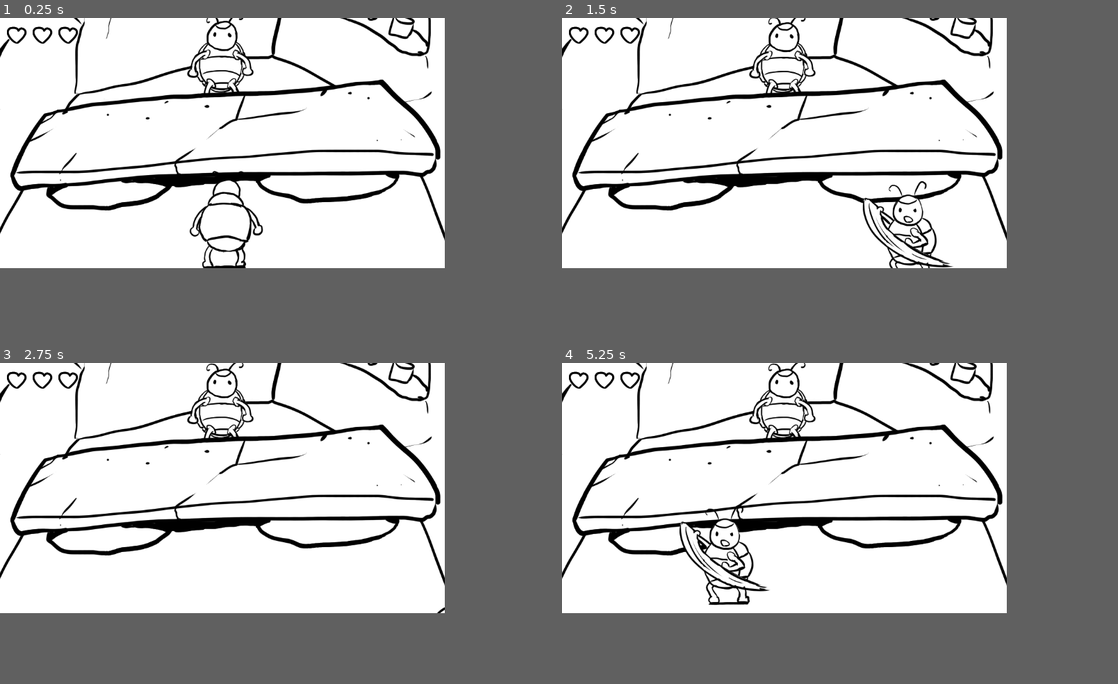
Above: before the commit, frames 1-4 (two rows, left to right).
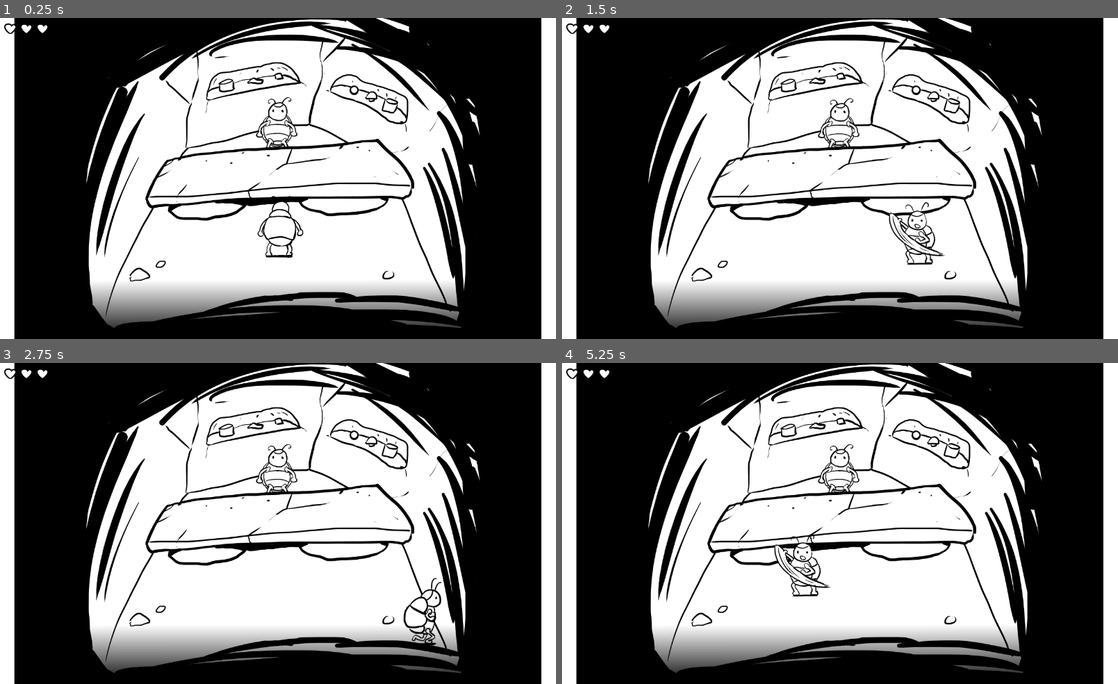
Above: after the commit, the same moments.

Repository: malogal/TrigRPG
Game: Godot game, scene res://scenes/levels/HouseInside.tscn
The game is run twice, just before and just after one commit, with the same random seed, the same clock (stepped at 60 frames per second) and the same inputs. This scene is started directly instead of the project's main scene.
Inputs (mouse positions are in pixels of both pictures, inside the frame that each line leads up to):
- Up to frame 1 (0.25 s): no input
- Up to frame 2 (1.5 s): move the mouse to (884, 130) at 0.52 s; hold Right (move_right) 0.53-1.28 s; click (884, 130) at 0.6 s; move the mouse to (695, 156) at 1.27 s; hold Down (move_down) from 1.28 s (still down); tap Ctrl (attack) at 1.35 s
- Up to frame 3 (2.75 s): click (133, 501) at 1.55 s; move the mouse to (266, 433) at 2.02 s; release Down (move_down) at 2.03 s; hold Right (move_right) from 2.03 s (still down); hold E (interact) from 2.03 s (still down); click (266, 433) at 2.3 s
- Up to frame 4 (5.25 s): move the mouse to (762, 539) at 2.77 s; release Right (move_right) at 2.78 s; release E (interact) at 2.78 s; hold Up (move_up) 2.78-3.53 s; tap Space (roll) at 2.85 s; click (762, 539) at 3.05 s; move the mouse to (917, 526) at 3.52 s; hold Left (move_left) 3.53-5.03 s; click (917, 526) at 3.6 s; move the mouse to (650, 449) at 4.27 s; click (650, 449) at 4.35 s; move the mouse to (806, 488) at 5.02 s; hold Down (move_down) from 5.03 s (still down); tap Ctrl (attack) at 5.1 s
In our replay, the window is 640x360 before the commit and 800x462 after it. These sizes can differ from the game's own. Grey fills any space a smaller window leaves; there, only what the larger window draws over its background counts as a difference.

The runs differ from the first frame. In frame 1, 41% of the frame differs, in the area x 0-100%, y 0-100%; in frame 2, 42%; in frame 3, 41%; in frame 4, 42%.

Commit message:
WIP - Starting of pie-throwing

Diff:
--- a/project.godot
+++ b/project.godot
@@ -31,10 +31,10 @@
 
 [display]
 
-window/size/viewport_width=640
-window/size/viewport_height=360
+window/size/viewport_width=1280
+window/size/viewport_height=740
 window/size/extend_to_title=true
-window/stretch/mode="2d"
+window/stretch/mode="viewport"
 
 [input]
 
@@ -90,6 +90,11 @@
 , Object(InputEventJoypadButton,"resource_local_to_scene":false,"resource_name":"","device":0,"button_index":6,"pressure":0.0,"pressed":false,"script":null)
 ]
 }
+throw_pie={
+"deadzone": 0.5,
+"events": [Object(InputEventMouseButton,"resource_local_to_scene":false,"resource_name":"","device":-1,"window_id":0,"alt_pressed":false,"shift_pressed":false,"ctrl_pressed":false,"meta_pressed":false,"button_mask":1,"position":Vector2(268, 14),"global_position":Vector2(274, 76),"factor":1.0,"button_index":1,"canceled":false,"pressed":true,"double_click":false,"script":null)
+]
+}
 
 [rendering]
 
--- a/scenes/characters/Enemy.tscn
+++ b/scenes/characters/Enemy.tscn
@@ -1216,7 +1216,7 @@
 [node name="hurtbox" type="Area2D" parent="."]
 position = Vector2(0, -72.0772)
 
-[node name="col" type="CollisionShape2D" parent="hurtbox"]
+[node name="col" type="CollisionShape2D" parent="hurtbox" groups=["enemy"]]
 shape = SubResource("18")
 
 [node name="item_spawner" parent="." instance=ExtResource("3")]
--- a/scenes/characters/Player.gd
+++ b/scenes/characters/Player.gd
@@ -15,6 +15,8 @@
 var linear_vel = Vector2()
 var roll_direction = Vector2.DOWN
 
+var cooldown = 1.0
+
 signal health_changed(current_hp)
 
 @export var facing = "down" # (String, "up", "down", "left", "right")
@@ -24,7 +26,7 @@
 var anim = ""
 var new_anim = ""
 
-enum { STATE_BLOCKED, STATE_IDLE, STATE_WALKING, STATE_ATTACK, STATE_ROLL, STATE_DIE, STATE_HURT }
+enum { STATE_BLOCKED, STATE_IDLE, STATE_WALKING, STATE_ATTACK, STATE_ROLL, STATE_DIE, STATE_HURT, PIE }
 
 var state = STATE_IDLE
 
@@ -39,11 +41,12 @@
 			Dialogs.dialog_started.connect(_on_dialog_started) == OK and
 			Dialogs.dialog_ended.connect(_on_dialog_ended) == OK ):
 		printerr("Error connecting to dialog system")
+	$PieThrowing.set_cooldown(1.0)
 	pass
 
 
 func _physics_process(_delta):
-
+	var action
 	## PROCESS STATES
 	match state:
 		STATE_BLOCKED:
@@ -57,6 +60,8 @@
 					Input.is_action_pressed("move_up")
 				):
 					state = STATE_WALKING
+			if Input.is_action_just_pressed("throw_pie"):
+				action = PIE
 			if Input.is_action_just_pressed("attack"):
 				state = STATE_ATTACK
 			if Input.is_action_just_pressed("roll"):
@@ -75,6 +80,7 @@
 				state = STATE_ROLL
 
 			set_velocity(linear_vel)
+			var t = position
 			move_and_slide()
 			linear_vel = velocity
 
@@ -126,6 +132,9 @@
 	if new_anim != anim:
 		anim = new_anim
 		$anims.play(anim)
+	if action == PIE:
+		var mouse_pos = get_viewport().get_mouse_position()
+		$PieThrowing.throw(position, mouse_pos, 10)
 	pass
 
 
--- a/scenes/characters/Player.tscn
+++ b/scenes/characters/Player.tscn
@@ -1,8 +1,9 @@
-[gd_scene load_steps=23 format=3 uid="uid://ctd3mgp0s172q"]
+[gd_scene load_steps=24 format=3 uid="uid://ctd3mgp0s172q"]
 
 [ext_resource type="Texture2D" uid="uid://dgmhft8dl1n3d" path="res://textures/temp-pj/pj.png" id="1"]
 [ext_resource type="Script" path="res://scenes/characters/Player.gd" id="2"]
 [ext_resource type="PackedScene" path="res://scenes/characters/debug_character.tscn" id="3"]
+[ext_resource type="PackedScene" uid="uid://rkna6btqj6ea" path="res://scenes/powers/pie/pie_throwing.tscn" id="4_ysf0e"]
 
 [sub_resource type="CapsuleShape2D" id="1"]
 radius = 35.8589
@@ -836,11 +837,13 @@
 script = ExtResource("2")
 
 [node name="sprite" type="Sprite2D" parent="."]
+modulate = Color(0, 0, 0, 1)
 position = Vector2(6.30249, -86.9744)
 texture = ExtResource("1")
+flip_h = true
 hframes = 8
 vframes = 4
-frame = 5
+frame = 9
 
 [node name="hitbox" type="CollisionShape2D" parent="."]
 position = Vector2(-0.882385, -27.9806)
@@ -877,4 +880,6 @@
 position = Vector2(0, -78.0211)
 shape = SubResource("18")
 
+[node name="PieThrowing" parent="." instance=ExtResource("4_ysf0e")]
+
 [connection signal="area_entered" from="hurtbox" to="." method="_on_hurtbox_area_entered"]
--- a/scenes/levels/Controls.tscn
+++ b/scenes/levels/Controls.tscn
@@ -1,23 +1,26 @@
-[gd_scene load_steps=4 format=2]
+[gd_scene load_steps=4 format=3 uid="uid://dtcm22bv4agq1"]
 
-[ext_resource path="res://scenes/levels/Controls.gd" type="Script" id=1]
-[ext_resource path="res://textures/misc/controls.png" type="Texture2D" id=2]
-[ext_resource path="res://fonts/dialog.tres" type="FontFile" id=3]
+[ext_resource type="Script" path="res://scenes/levels/Controls.gd" id="1"]
+[ext_resource type="Texture2D" uid="uid://dhdedjhqm5wcg" path="res://textures/temp-misc/controls.png" id="2"]
+[ext_resource type="FontFile" path="res://fonts/dialog.tres" id="3"]
 
 [node name="Controls" type="Control"]
+layout_mode = 3
+anchors_preset = 15
 anchor_right = 1.0
 anchor_bottom = 1.0
-script = ExtResource( 1 )
-__meta__ = {
-"_edit_use_anchors_": false
-}
+grow_horizontal = 2
+grow_vertical = 2
+script = ExtResource("1")
 
 [node name="controls" type="TextureRect" parent="."]
+layout_mode = 0
 anchor_right = 1.0
 anchor_bottom = 1.0
-texture = ExtResource( 2 )
+texture = ExtResource("2")
 
 [node name="Button" type="Button" parent="."]
+layout_mode = 0
 anchor_left = 1.0
 anchor_top = 0.5
 anchor_right = 1.0
@@ -26,12 +29,10 @@
 offset_top = 234.378
 offset_right = -7.36102
 offset_bottom = 283.378
-theme_override_fonts/font = ExtResource( 3 )
-theme_override_colors/font_color = Color( 0, 0, 0, 1 )
-theme_override_colors/font_hover_color = Color( 0.364706, 0.364706, 0.364706, 1 )
+theme_override_colors/font_color = Color(0, 0, 0, 1)
+theme_override_colors/font_hover_color = Color(0.364706, 0.364706, 0.364706, 1)
+theme_override_fonts/font = ExtResource("3")
 text = "Back"
 flat = true
-__meta__ = {
-"_editor_description_": ""
-}
+
 [connection signal="pressed" from="Button" to="." method="_on_Button_pressed"]
--- /dev/null
+++ b/scenes/powers/pie/pie.gd
@@ -0,0 +1,34 @@
+extends RigidBody2D
+
+
+var degree: int
+var test_count = 100
+
+# Pie rotation
+const rotate_speed = 10
+var current_rotation = 0
+
+signal hit
+# Called when the node enters the scene tree for the first time.
+func _ready():
+	$AnimatedPie.play()
+	pass # Replace with function body.
+
+func new_pie(start_pos: Vector2, dir: Vector2, amount: int, pie_speed: int):
+	position = start_pos
+	degree = amount
+	linear_velocity = Vector2(pie_speed, 0).rotated(dir.angle())
+	pass
+
+func _on_visible_on_screen_notifier_2d_screen_exited():
+	#queue_free()
+	print_debug("pie out of screen")
+	pass # Replace with function body.
+
+func _process(delta):
+	current_rotation = roundi(current_rotation + delta*rotate_speed) % 360
+	set_rotation_degrees(current_rotation)
+
+func _on_body_entered(body):
+	print_debug("pie hit body", body)
+	pass # Replace with function body.
--- /dev/null
+++ b/scenes/powers/pie/pie.tscn
@@ -0,0 +1,45 @@
+[gd_scene load_steps=5 format=3 uid="uid://dntuwro3gepaq"]
+
+[ext_resource type="Script" path="res://scenes/powers/pie/pie.gd" id="1_4a6u7"]
+[ext_resource type="Texture2D" uid="uid://cihittrmd7t2i" path="res://textures/projectile/pixel-pie-400.png" id="1_gldwi"]
+
+[sub_resource type="CircleShape2D" id="CircleShape2D_ygu5d"]
+
+[sub_resource type="SpriteFrames" id="SpriteFrames_a51nj"]
+animations = [{
+"frames": [{
+"duration": 1.0,
+"texture": ExtResource("1_gldwi")
+}, {
+"duration": 1.0,
+"texture": ExtResource("1_gldwi")
+}, {
+"duration": 1.0,
+"texture": null
+}, {
+"duration": 1.0,
+"texture": ExtResource("1_gldwi")
+}],
+"loop": true,
+"name": &"pie",
+"speed": 5.0
+}]
+
+[node name="Pie" type="RigidBody2D"]
+gravity_scale = 1.66533e-16
+script = ExtResource("1_4a6u7")
+
+[node name="CollisionShape2D" type="CollisionShape2D" parent="." groups=["pie"]]
+shape = SubResource("CircleShape2D_ygu5d")
+debug_color = Color(0.737255, 0.466667, 0, 0.419608)
+
+[node name="AnimatedPie" type="AnimatedSprite2D" parent="."]
+z_index = 3
+scale = Vector2(0.3, 0.3)
+sprite_frames = SubResource("SpriteFrames_a51nj")
+animation = &"pie"
+
+[node name="VisibleOnScreenNotifier2D" type="VisibleOnScreenNotifier2D" parent="."]
+
+[connection signal="body_entered" from="." to="." method="_on_body_entered"]
+[connection signal="screen_exited" from="VisibleOnScreenNotifier2D" to="." method="_on_visible_on_screen_notifier_2d_screen_exited"]
--- /dev/null
+++ b/scenes/powers/pie/pie_throwing.gd
@@ -0,0 +1,31 @@
+extends Node2D
+
+@export var speed = 0
+
+var can_throw: bool
+var pies: PackedScene
+
+func throw(char_pos: Vector2, click_pos: Vector2, amount_of_pie: int = 10):
+	if can_throw:
+		$PieCooldown.start()
+		var pie = pies.instantiate()
+		add_child(pie)
+		pie.new_pie(char_pos, (char_pos.direction_to(click_pos)), amount_of_pie, speed)
+
+
+# Called when the node enters the scene tree for the first time.
+func _ready():
+	pies = preload("res://scenes/powers/pie/pie.tscn")
+	can_throw = true
+	set_cooldown(1.5)
+	pass # Replace with function body.
+
+func set_cooldown(cd: float):
+	$PieCooldown.wait_time = cd
+
+# Called every frame. 'delta' is the elapsed time since the previous frame.
+func _process(delta):
+	pass
+
+func _on_pie_cooldown_timeout():
+	can_throw = true
--- /dev/null
+++ b/scenes/powers/pie/pie_throwing.tscn
@@ -0,0 +1,11 @@
+[gd_scene load_steps=2 format=3 uid="uid://rkna6btqj6ea"]
+
+[ext_resource type="Script" path="res://scenes/powers/pie/pie_throwing.gd" id="1_xa7yk"]
+
+[node name="PieThrowing" type="Node2D"]
+script = ExtResource("1_xa7yk")
+
+[node name="PieCooldown" type="Timer" parent="."]
+one_shot = true
+
+[connection signal="timeout" from="PieCooldown" to="." method="_on_pie_cooldown_timeout"]
